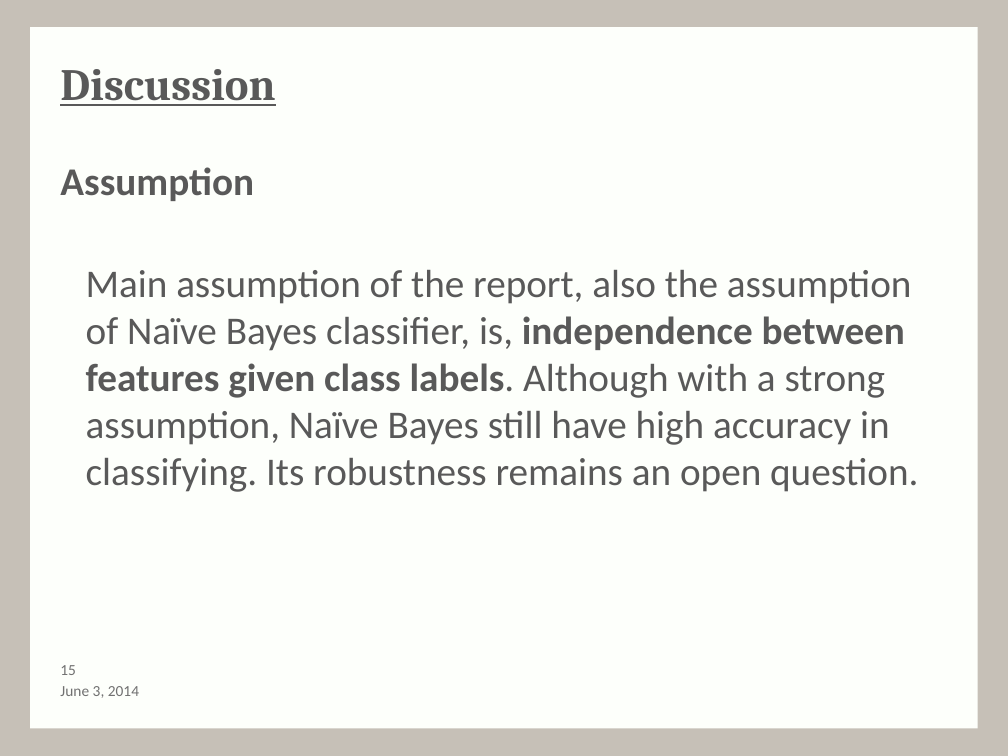
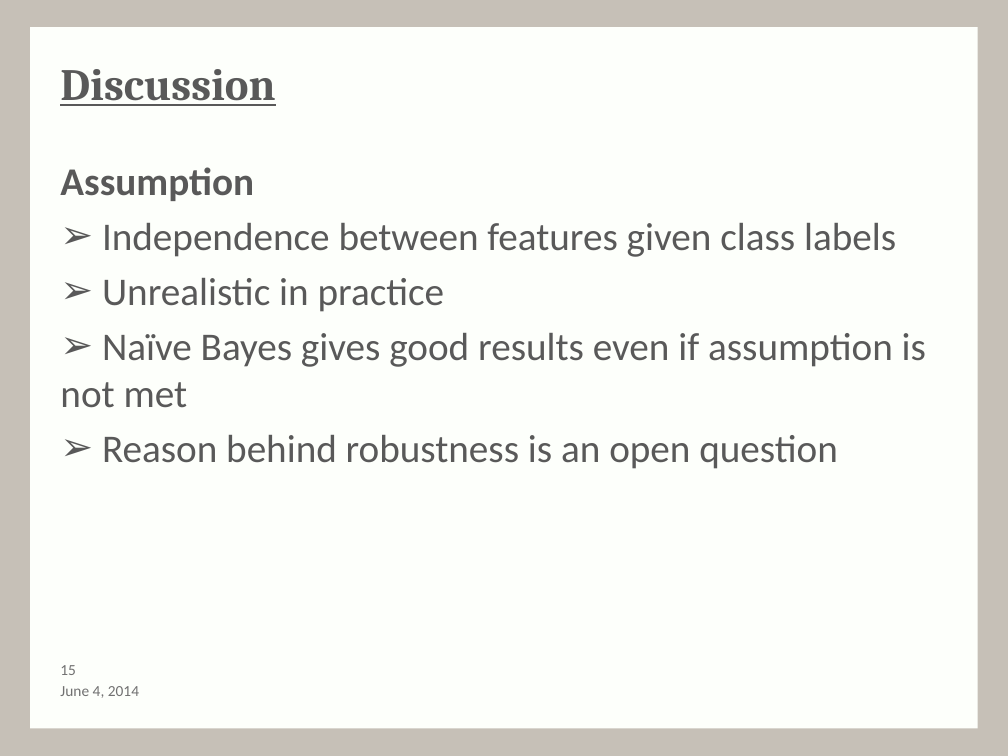
Before and after one commit to MartinGuyer/Project3ML, a slide deck: slide 16 of Presentation/presentation-draft.pptx. Drawn at 1008x756 pixels with LibreOffice and Linux fonts; fonts in the diff are those of the drawing; background and template pictures are left out. Boxes give left, top, right and bottom in pixels: in the first picture for what was removed or moved away, otherwise in the second. Text is boxed around its words. In the diff, an @@ line names an element or a change of style, - is before the commit and + after.

```diff
--- a/Presentation/presentation-draft.pptx
+++ b/Presentation/presentation-draft.pptx
@@ text at bbox=[60, 223, 926, 469]: text changed @@
-  Main assumption of the report, also the assumption of Naïve Bayes classifier, is, independence between features given class labels. Although with a strong assumption, Naïve Bayes still have high accuracy in classifying. Its robustness remains an open question.
+➢ Independence between features given class labels
+➢ Unrealistic in practice
+➢ Naïve Bayes gives good results even if assumption is not met
+➢ Reason behind robustness is an open question
@@ text at bbox=[60, 686, 139, 698]: text changed @@
-June 3, 2014
+June 4, 2014
```
Also in this commit, not shown: 17 other slides changed.
